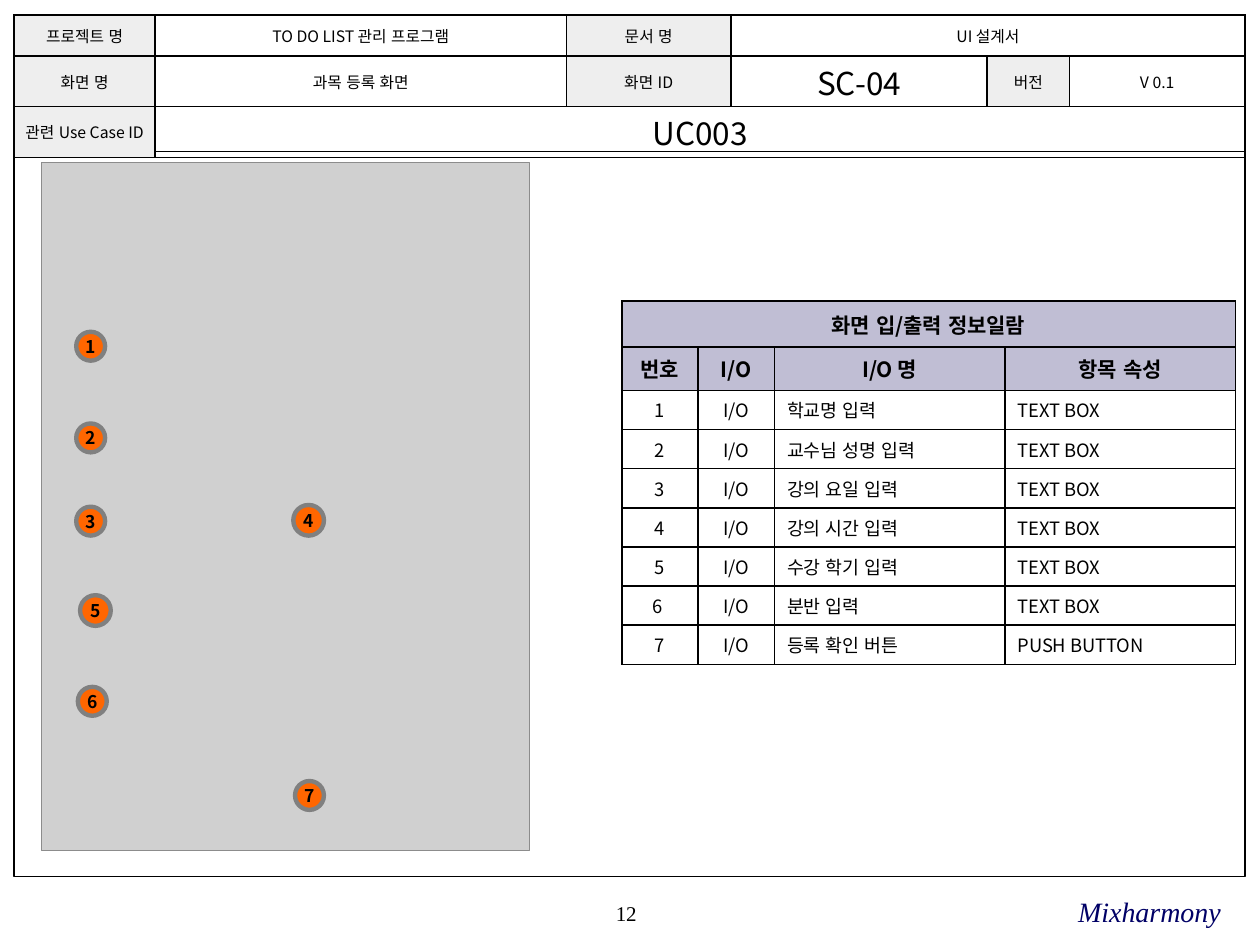
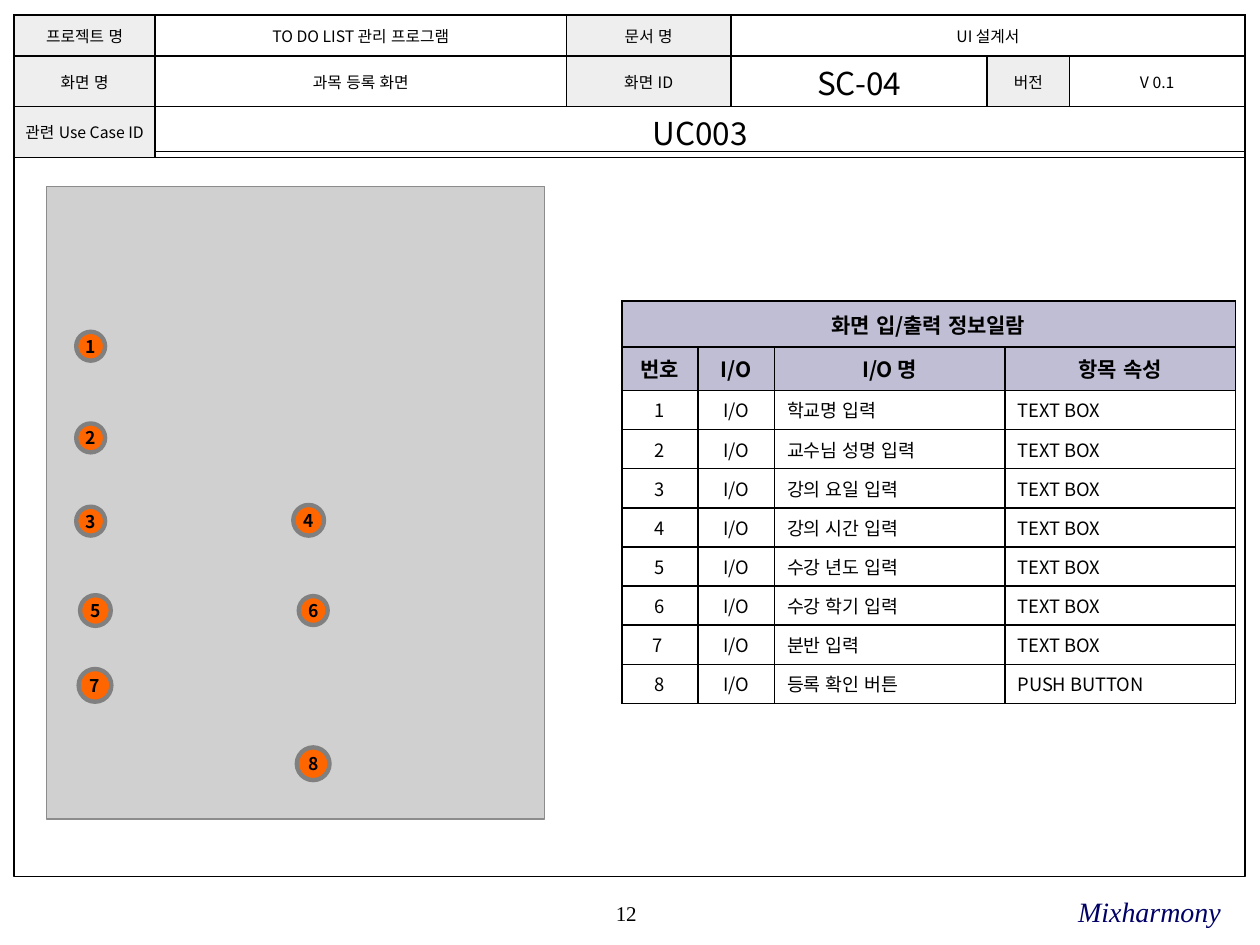
Before and after one commit to SE-admin/SE2017_2_mixharmony, a slide deck: slide 12 of doc/3_ 설계서/UI Design Template.pptx. Drawn at 1260x945 pixels with LibreOffice and Linux fonts; fonts in the diff are those of the drawing; grey boxes stand for pictures; background and template pictures are left out. Boxes give left, top, right and bottom in pixels: in the first picture for what was removed or moved away, otherwise in the second. Text is boxed around its words. In the diff, an @@ line names an element or a change of style, - is before the commit and + after.

```diff
--- a/doc/3_ 설계서/UI Design Template.pptx
+++ b/doc/3_ 설계서/UI Design Template.pptx
@@ picture: place and size @@
-picture at [42,163,529,850]
+picture at [47,186,546,819]
@@ table at [622,301,1237,699] @@
-row 7: 5 | I/O | 수강 학기 입력 | TEXT BOX
-row 8: 6 | I/O | 분반 입력 | TEXT BOX
-row 9: 7 | I/O | 등록 확인 버튼 | PUSH BUTTON
+row 7: 5 | I/O | 수강 년도 입력 | TEXT BOX
+row 8: 6 | I/O | 수강 학기 입력 | TEXT BOX
+row 9: 7 | I/O | 분반 입력 | TEXT BOX
+row 10: 8 | I/O | 등록 확인 버튼 | PUSH BUTTON
@@ ellipse "6": place and size @@
-ellipse "6" at [78,687,107,716]
+ellipse "6" at [299,596,328,625]
@@ ellipse "7": place and size @@
-ellipse "7" at [295,781,324,810]
+ellipse "7" at [78,669,111,702]
@@ ellipse added at [297,747,330,780], fill #FF6600, outline #808080 2.5 pt, 10 pt, text #000000, bold @@
+8
```
Also in this commit, not shown: 2 other slides changed.
